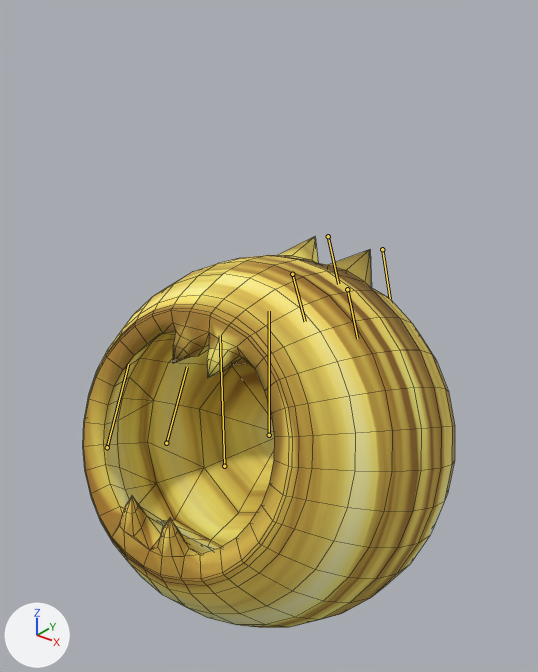
The FBX model Assets/Player_Characters/Bcat/PC_BcatA_mesh.FBX, before and after one commit.
Both versions are drawn from a 50 mm camera at (1.35, -1.69, 1.25) aimed at (-0.06, 0.07, 0.16). Every picture has the same lights, and +X, +Y and +Z are marked at lower left. Both versions are drawn at frame 84 of the action 'Take 001'; the numbers are the values there. The bones that bend it are drawn over the model as lines. Mesh edges are drawn as thin lines.

Objects in the first picture: 'PC_Bcat_mesh'.
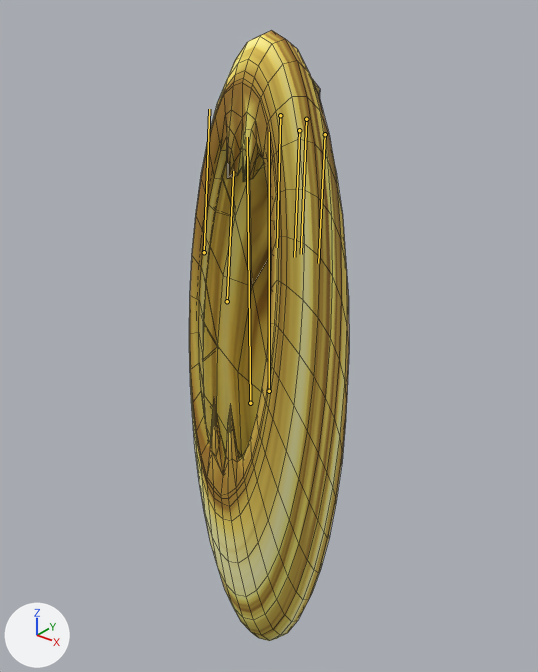
Edits to the scene script, one JSON object a line:
```json
{"block": "bone_pc_bcat_rootbone", "where": "bone_pc_bcat_rootbone = bpy.data.objects['Armature'].pose.bones['PC_Bcat_rootbone']"}
{"op": "set", "path": "bone_pc_bcat_rootbone.location", "old": "(0.0, -0.174, 0.0)", "new": "(0.0, 0.0, 0.0)"}
{"op": "set", "path": "bone_pc_bcat_rootbone.scale", "old": "(1.15, 1.14, 1.15)", "new": "(0.48, 2.07, 0.48)"}
{"block": "bone_pc_bcat_earrightbone", "where": "bone_pc_bcat_earrightbone = bpy.data.objects['Armature'].pose.bones['PC_Bcat_earrightbone']  # child of 'PC_Bcat_rootbone'"}
{"op": "set", "path": "bone_pc_bcat_earrightbone.rotation_quaternion", "old": "(0.882, 0.0, 0.0, 0.357)", "new": "(0.804, 0.0, 0.0, 0.595)", "note": "degrees (0, 0, 44) -> degrees (0, 0, 73)"}
{"block": "bone_pc_bcat_earleftbone", "where": "bone_pc_bcat_earleftbone = bpy.data.objects['Armature'].pose.bones['PC_Bcat_earleftbone']  # child of 'PC_Bcat_rootbone'"}
{"op": "set", "path": "bone_pc_bcat_earleftbone.rotation_quaternion", "old": "(0.882, 0.0, 0.0, 0.357)", "new": "(0.804, 0.0, 0.0, 0.595)", "note": "degrees (0, 0, 44) -> degrees (0, 0, 73)"}
```

What differs and where, as boxes [x1, y1, x2, y2] in the pictures (538 x 672 px):
```json
{"object": "PC_Bcat_mesh", "change": "posed", "before": [83, 236, 455, 628], "after": [189, 30, 349, 641], "on screen": "57% narrower, 56% taller"}
{"bone": "PC_Bcat_rootbone", "before": "(269, 435) to (269, 311)", "after": "(269, 391) to (269, 132)"}
{"bone": "PC_Bcat_earrightbone", "before": "(292, 274) to (305, 321)", "after": "(280, 115) to (277, 247)"}
{"bone": "PC_Bcat_earleftbone", "before": "(347, 289) to (357, 338)", "after": "(306, 119) to (301, 254)"}
```
